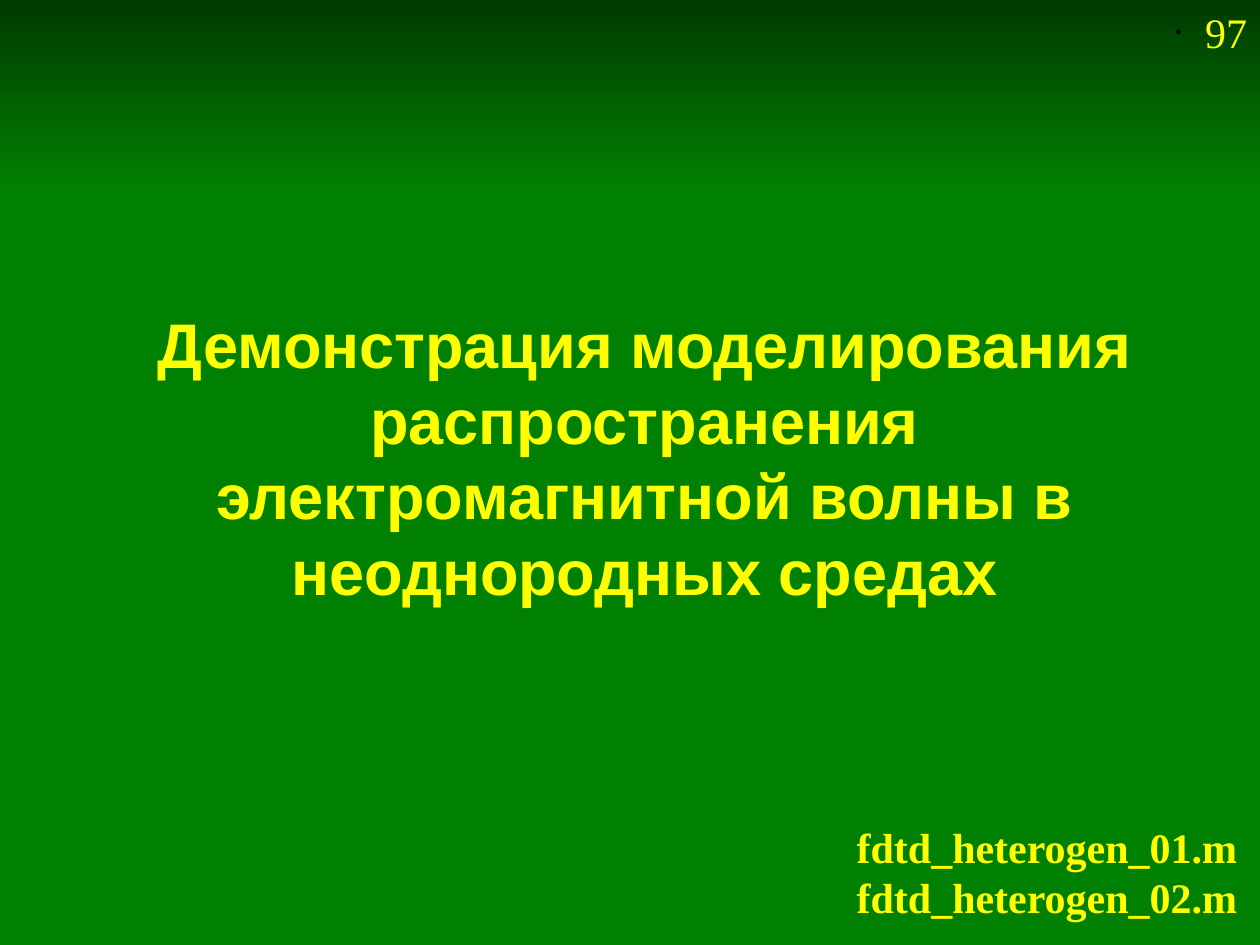
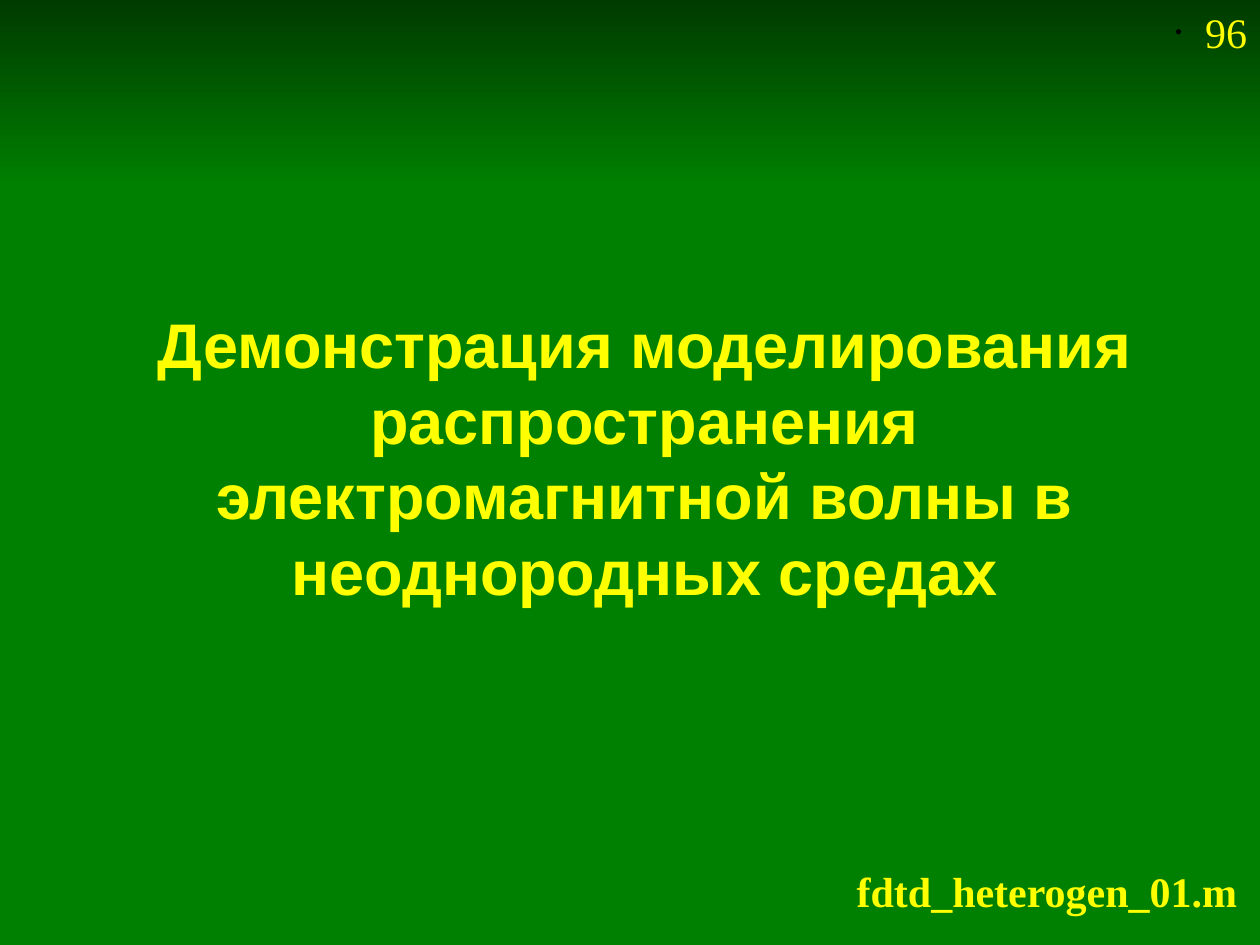
Before and after one commit to andris0147sv/modelling, a slide deck: slide 96 of presentations/2. FDTD.odp (slide 97 before the commit). Drawn at 1260x945 pixels with LibreOffice and Linux fonts; fonts in the diff are those of the drawing. Boxes give left, top, right and bottom in pixels: in the first picture for what was removed or moved away, otherwise in the second. Text is boxed around its words. In the diff, an @@ line names an element or a change of style, - is before the commit and + after.

```diff
--- a/presentations/2. FDTD.odp
+++ b/presentations/2. FDTD.odp
@@ page number at [1205, 20, 1247, 49]: text changed @@
-• 97
+• 96
@@ text "fdtd_heterogen_01.m": place and size @@
-text "fdtd_heterogen_01.m" at [857, 833, 1238, 922]
+text "fdtd_heterogen_01.m" at [857, 877, 1238, 916]
@@ text at [857, 883, 1238, 922]: paragraph removed @@
-fdtd_heterogen_02.m
```
Also in this commit, not shown: 4 other slides changed, 2 slides added, 6 other files.
